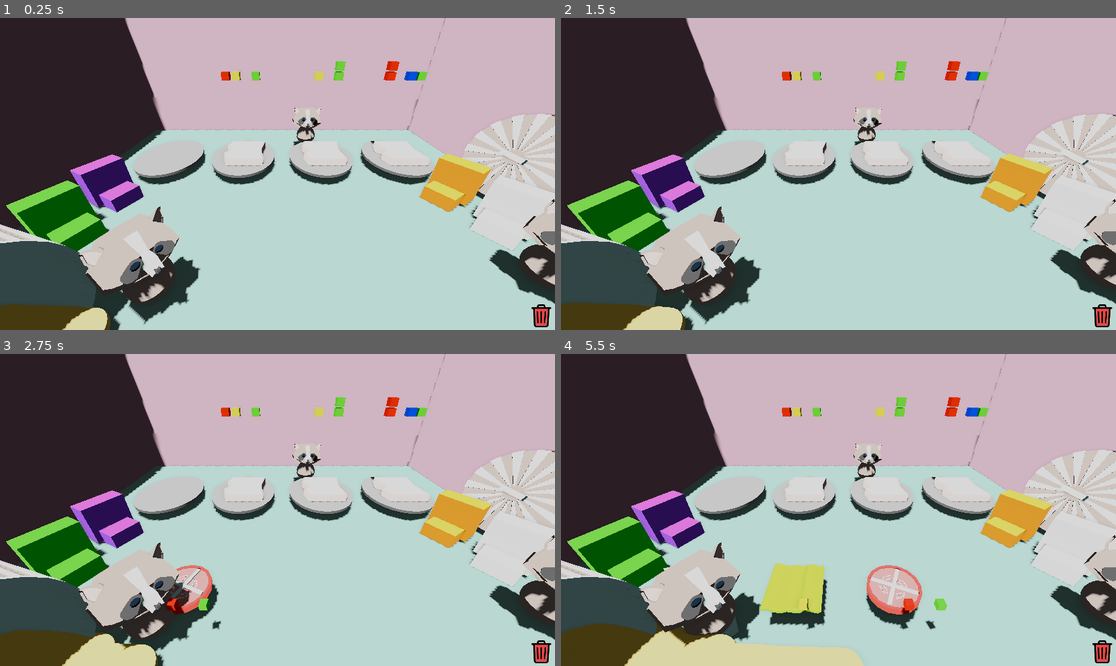
Above: before the commit, frames 1-4 (two rows, left to right).
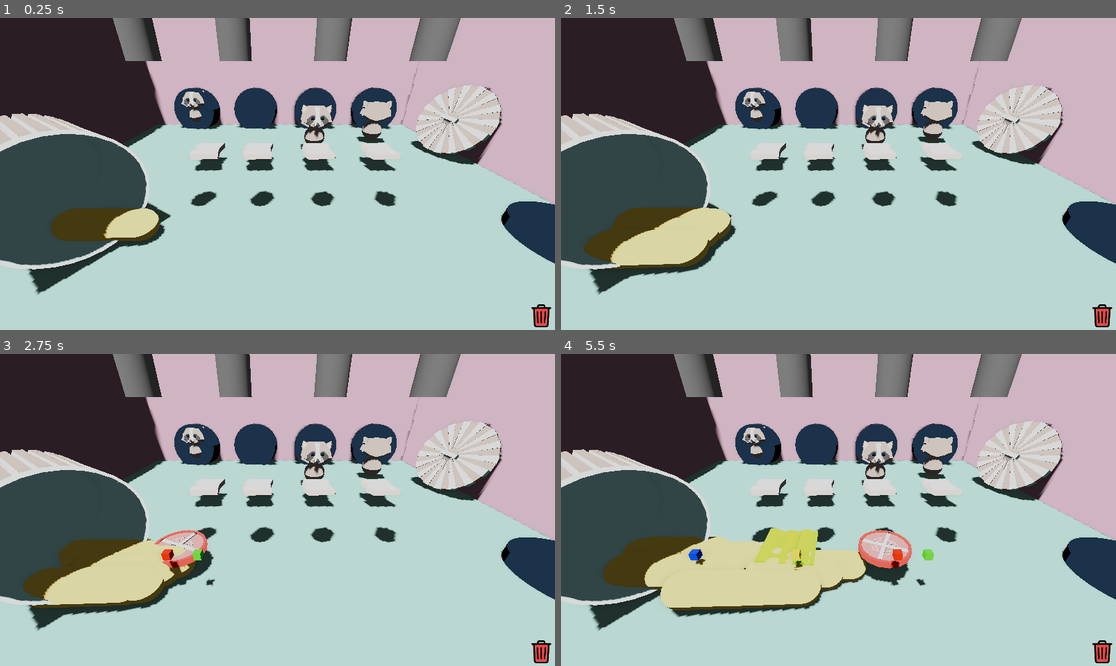
Above: after the commit, the same moments.

Repository: gabrield67/Sandwich-Shop
Game: Godot game, scene res://scenes/game_art.tscn
Same seed, same stepped clock (60 frames per second), same inputs: the game is played once before the commit and once after it. This scene is started directly instead of the project's main scene.
Inputs (mouse positions are in pixels of both pictures, inside the frame that each line leads up to):
- Up to frame 1 (0.25 s): no input
- Up to frame 2 (1.5 s): move the mouse to (960, 158) at 0.52 s; click (960, 158) at 0.67 s; drag from (727, 189) to (810, 236) at 1.27 s
- Up to frame 3 (2.75 s): move the mouse to (333, 441) at 2.02 s; click (333, 441) at 2.17 s
- Up to frame 4 (5.5 s): drag from (810, 572) to (672, 463) at 2.77 s; move the mouse to (1005, 556) at 3.52 s; click (1005, 556) at 3.67 s; drag from (672, 463) to (755, 432) at 4.27 s; move the mouse to (866, 510) at 5.02 s; click (866, 510) at 5.17 s

The runs differ from the first frame. In frame 1, 37% of the frame differs, in the area x 0-100%, y 0-100%; in frame 2, 38%; in frame 3, 40%; in frame 4, 47%.
Error in both runs: Invalid assignment of property or key 'wait_time' with value of type 'int' on a base object of type 'null instance'. (res://scenes/game_manager.gd:43)

Commit message:
scene layout, added doorway placeholders, improved slime angle

Diff:
--- a/scenes/game_art.tscn
+++ b/scenes/game_art.tscn
@@ -14,6 +14,7 @@
 [ext_resource type="PackedScene" uid="uid://c124rtdal8yfg" path="res://models/whole_raccoon_model.tscn" id="12_28nyi"]
 [ext_resource type="Material" uid="uid://sb1tl5fge5x2" path="res://colors/slimeYellow.tres" id="12_ojg76"]
 [ext_resource type="Material" uid="uid://7gn0t4diki3s" path="res://colors/eyeDarkCharcoal.tres" id="14_txiir"]
+[ext_resource type="PackedScene" uid="uid://ju7u3wbxyx7i" path="res://models/breadMesh.tscn" id="15_qosn7"]
 
 [sub_resource type="BoxShape3D" id="BoxShape3D_8cj0n"]
 
@@ -54,6 +55,8 @@
 [sub_resource type="CylinderMesh" id="CylinderMesh_qosn7"]
 height = 0.515
 
+[sub_resource type="CylinderMesh" id="CylinderMesh_cccns"]
+
 [node name="Game_Art" type="Node3D" unique_id=1126054119]
 script = ExtResource("1_egqwa")
 
@@ -75,7 +78,7 @@
 transform = Transform3D(1, 0, 0, 0, 0.25881907, 0.9659258, 0, -0.9659258, 0.25881907, 0, 0, 0)
 
 [node name="Camera3D" type="Camera3D" parent="Camera Pivot" unique_id=1031999790]
-transform = Transform3D(1, 0, 0, 0, 0.7253744, -0.68835455, 0, 0.68835455, 0.7253744, 0, -8.785, 10.6)
+transform = Transform3D(1, 0, 0, 0, 0.6870875, -0.72657466, 0, 0.72657466, 0.6870875, 0.28, -10.375, 9.535)
 environment = SubResource("Environment_0tnpc")
 fov = 72.8
 
@@ -107,17 +110,19 @@
 
 [node name="UpgradeManager" parent="." unique_id=357130373 instance=ExtResource("9_6esf2")]
 transform = Transform3D(1, 0, 0, 0, 1, 0, 0, 0, 1, 0.38257766, 1.62287, -2.3773456)
+visible = false
 
 [node name="WholeTrash" type="Node3D" parent="." unique_id=527124321]
+transform = Transform3D(0.9975641, 0, 0.06975647, 0, 1, 0, -0.06975647, 0, 0.9975641, 0, 0, -2.475)
 
 [node name="trashBase" parent="WholeTrash" unique_id=1689667389 instance=ExtResource("10_oigvx")]
-transform = Transform3D(-0.003483935, 1.9960794, -0.65242034, -2.0999963, -0.0036653096, 0, -0.0011387254, 0.6524193, 1.9960825, -8.052, 2.82, 8.88)
+transform = Transform3D(-0.002747011, 1.5738677, -1.2340717, -1.9999969, -0.003490772, 0, -0.0021539317, 1.2340698, 1.5738701, -8.052, 2.82, 8.05)
 
 [node name="trashLid" parent="WholeTrash" unique_id=1689766337 instance=ExtResource("11_28nyi")]
-transform = Transform3D(-0.9150461, -2.040979, -0.535812, -2.1092823, 0.86804664, 0.29567432, -0.060154475, 0.6090151, -2.2170887, 12.49, 2.873, 1.411)
+transform = Transform3D(-0.9150461, -2.040979, -0.535812, -2.1092823, 0.86804664, 0.29567432, -0.060154475, 0.6090151, -2.2170887, 12.17, 2.873, 1.411)
 
 [node name="SlimeParticles1" type="CPUParticles3D" parent="WholeTrash" unique_id=1484742347]
-transform = Transform3D(0.061902218, -0.9980823, 0, 0.9980823, 0.061902218, 0, 0, 0, 1, -6.6029234, 1.1648922, 8.971698)
+transform = Transform3D(0.06189458, -0.9979591, 0.015707318, 0.9980822, 0.061902218, 0, -0.0009723178, 0.015677195, 0.9998766, -6.603, 1.12, 8.972)
 amount = 20
 lifetime = 3.3
 speed_scale = 0.35
@@ -128,17 +133,73 @@
 gravity = Vector3(3.035, -0.15, 0)
 
 [node name="WholeRaccoonModel" parent="." unique_id=1874828909 instance=ExtResource("12_28nyi")]
-transform = Transform3D(1, 0, 0, 0, 1, 0, 0, 0, 1, 2.3718157, 2.80274, -5.5859857)
+transform = Transform3D(1, 0, 0, 0, 1, 0, 0, 0, 1, 3.052, 2.803, -2.706)
 
 [node name="WholeRaccoonModel2" parent="." unique_id=1225294822 instance=ExtResource("12_28nyi")]
-transform = Transform3D(0.5284532, 0, -0.8489624, 0, 1, 0, 0.8489624, 0, 0.5284532, 9.3198595, 2.80274, 6.7742877)
+transform = Transform3D(-0.98875636, 0, 0.14953543, 0, 1, 0, -0.14953543, 0, -0.98875636, 8.045, 2.803, -4.651)
 
 [node name="WholeRaccoonModel3" parent="." unique_id=1311599801 instance=ExtResource("12_28nyi")]
-transform = Transform3D(0.5174297, 0, 0.8557257, 0, 1, 0, -0.8557257, 0, 0.5174297, -4.061961, 2.80274, 7.156357)
+transform = Transform3D(0.99844074, 0, -0.055821504, 0, 1, 0, 0.055821504, 0, 0.99844074, -7.642, 3.073, -8.524)
 
 [node name="SewerHole" type="Node3D" parent="." unique_id=1301368767]
+transform = Transform3D(0.9975641, 0, 0.06975647, 0, 1, 0, -0.06975647, 0, 0.9975641, -2.07, 0, -1.655)
 
 [node name="MeshInstance3D" type="MeshInstance3D" parent="SewerHole" unique_id=1043650768]
 transform = Transform3D(4, 0, 0, 0, 4, 0, 0, 0, 4, 12.825, -0.057, 9.341)
 mesh = SubResource("CylinderMesh_qosn7")
 surface_material_override/0 = ExtResource("14_txiir")
+
+[node name="SecretSauceApparatus" type="Node3D" parent="." unique_id=1782365273]
+transform = Transform3D(1, 0, 0, 0, 1, 0, 0, 0, 1, 0.005, -0.59, 4.9)
+
+[node name="MeshInstance3D" type="MeshInstance3D" parent="SecretSauceApparatus" unique_id=688467887]
+transform = Transform3D(1, 0, 0, 0, 1, 0, 0, 0, 1, -3.94, 8.08, 0)
+mesh = SubResource("CylinderMesh_cccns")
+
+[node name="MeshInstance3D2" type="MeshInstance3D" parent="SecretSauceApparatus" unique_id=1990816244]
+transform = Transform3D(1, 0, 0, 0, 1, 0, 0, 0, 1, -1.04, 8.08, 0)
+mesh = SubResource("CylinderMesh_cccns")
+
+[node name="MeshInstance3D3" type="MeshInstance3D" parent="SecretSauceApparatus" unique_id=1999951140]
+transform = Transform3D(1, 0, 0, 0, 1, 0, 0, 0, 1, 1.935, 8.08, 0)
+mesh = SubResource("CylinderMesh_cccns")
+
+[node name="MeshInstance3D4" type="MeshInstance3D" parent="SecretSauceApparatus" unique_id=642749906]
+transform = Transform3D(1, 0, 0, 0, 1, 0, 0, 0, 1, 5.01, 8.08, 0)
+mesh = SubResource("CylinderMesh_cccns")
+
+[node name="BreadPlaceholder" type="Node3D" parent="." unique_id=1517644726]
+
+[node name="bread" parent="BreadPlaceholder" unique_id=338320632 instance=ExtResource("15_qosn7")]
+transform = Transform3D(1, 0, 0, 0, 1, 0, 0, 0, 1, -4.24, 1.582, 0)
+
+[node name="bread2" parent="BreadPlaceholder" unique_id=1659412931 instance=ExtResource("15_qosn7")]
+transform = Transform3D(1, 0, 0, 0, 1, 0, 0, 0, 1, -1.025, 1.582, 0)
+
+[node name="bread3" parent="BreadPlaceholder" unique_id=1448460398 instance=ExtResource("15_qosn7")]
+transform = Transform3D(1, 0, 0, 0, 1, 0, 0, 0, 1, 6.6, 1.582, 0)
+
+[node name="bread4" parent="BreadPlaceholder" unique_id=1841593911 instance=ExtResource("15_qosn7")]
+transform = Transform3D(1, 0, 0, 0, 1, 0, 0, 0, 1, 2.73, 1.582, 0)
+
+[node name="SewerDoorsPlaceholder" type="Node3D" parent="." unique_id=1861657235]
+
+[node name="MeshInstance3D2" type="MeshInstance3D" parent="SewerDoorsPlaceholder" unique_id=621694390]
+transform = Transform3D(3.9610722, -0.55412954, -0.053356607, 0, 0.38338304, -3.9815848, 0.5566924, 3.9428363, 0.37965196, 9.745, 2.103, -9.331)
+mesh = SubResource("CylinderMesh_qosn7")
+surface_material_override/0 = ExtResource("14_txiir")
+
+[node name="MeshInstance3D3" type="MeshInstance3D" parent="SewerDoorsPlaceholder" unique_id=376586994]
+transform = Transform3D(3.9610722, -0.55412954, -0.053356607, 0, 0.38338304, -3.9815848, 0.5566924, 3.9428363, 0.37965196, 4.035, 2.103, -9.331)
+mesh = SubResource("CylinderMesh_qosn7")
+surface_material_override/0 = ExtResource("14_txiir")
+
+[node name="MeshInstance3D4" type="MeshInstance3D" parent="SewerDoorsPlaceholder" unique_id=2105922762]
+transform = Transform3D(3.9610722, -0.55412954, -0.053356607, 0, 0.38338304, -3.9815848, 0.5566924, 3.9428363, 0.37965196, -1.795, 2.103, -9.331)
+mesh = SubResource("CylinderMesh_qosn7")
+surface_material_override/0 = ExtResource("14_txiir")
+
+[node name="MeshInstance3D5" type="MeshInstance3D" parent="SewerDoorsPlaceholder" unique_id=464680717]
+transform = Transform3D(3.9610722, -0.55412954, -0.053356607, 0, 0.38338304, -3.9815848, 0.5566924, 3.9428363, 0.37965196, -7.63, 2.103, -9.331)
+mesh = SubResource("CylinderMesh_qosn7")
+surface_material_override/0 = ExtResource("14_txiir")
